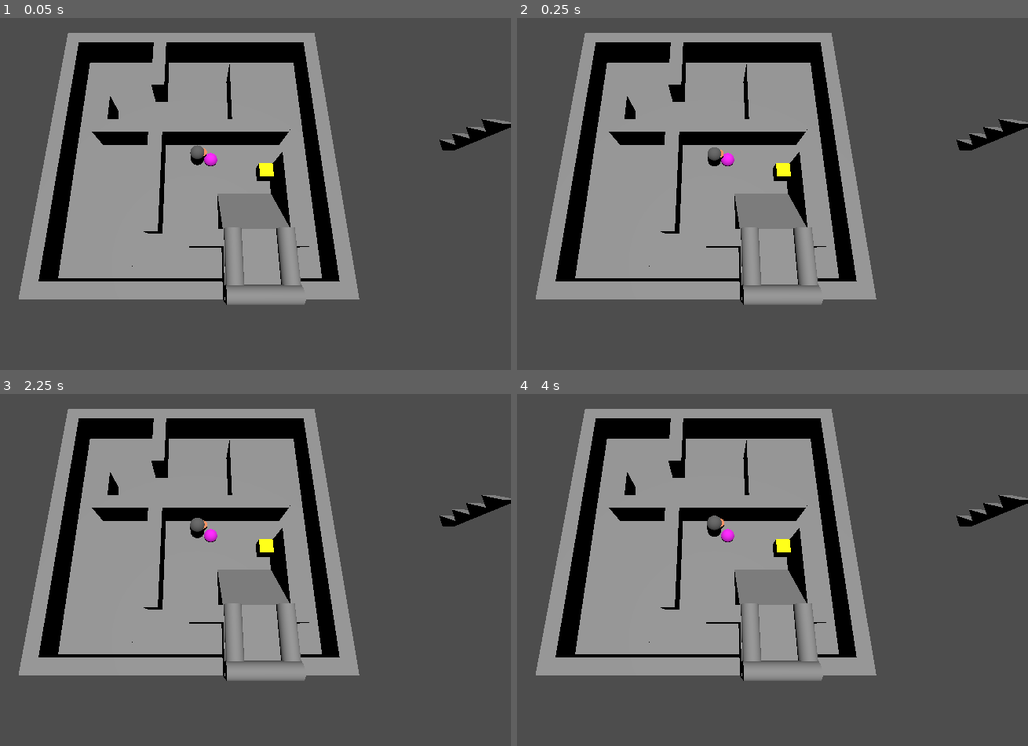
Above: before the commit, frames 1-4 (two rows, left to right).
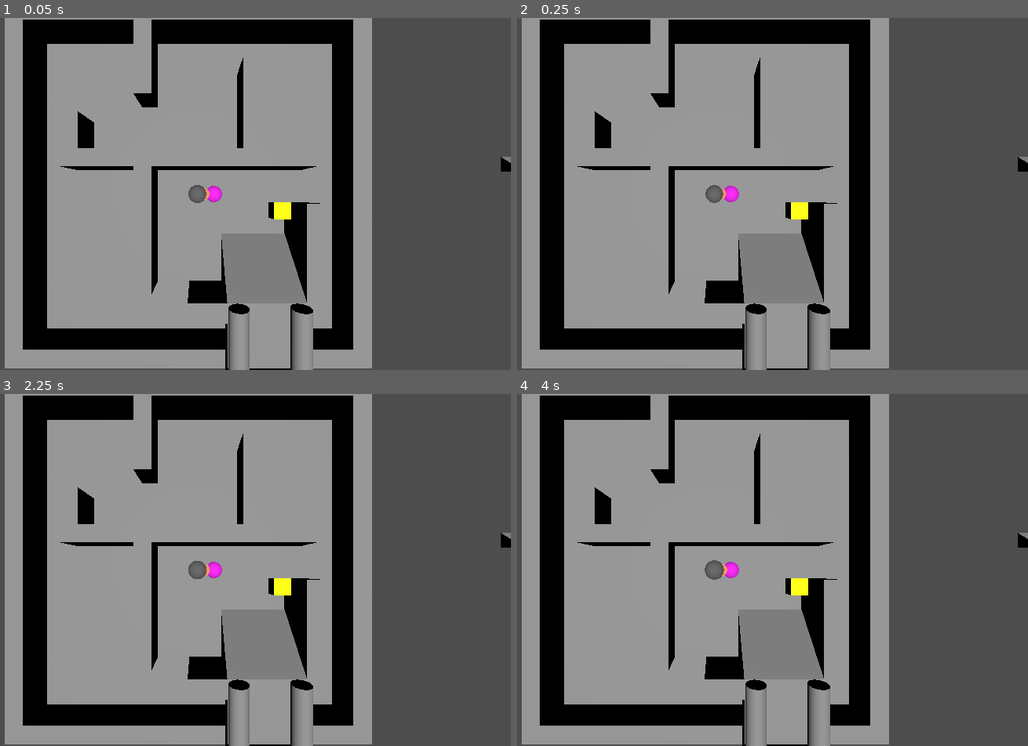
Above: after the commit, the same moments.

Repository: kepponn/TD-Roguelike
Game: Godot game, scene res://node_3d.tscn
Same seed, same stepped clock (60 frames per second), same inputs: the game is played once before the commit and once after it.
Inputs:
- Up to frame 1 (0.05 s): no input
- Up to frame 2 (0.25 s): no input
- Up to frame 3 (2.25 s): tap Enter at 0.5 s; tap Space at 2 s
- Up to frame 4 (4 s): tap Enter at 3.5 s

The runs differ from the first frame. In frame 1, 46% of the frame differs, in the area x 0-100%, y 0-100%; in frame 2, 46%; in frame 3, 46%; in frame 4, 46%.

Commit message:
not really done yet idk why

Diff:
--- a/node_3d.tscn
+++ b/node_3d.tscn
@@ -44,14 +44,39 @@
 
 
 
+func check_grid(import_pos, export_pos):
+	# check for positive on position x
+	if import_pos.position.x > 0:
+		if (fmod(import_pos.global_position.x, 1) <= 0.49):
+			export_pos.position.x = floor(export_pos.position.x)
+		else:
+			export_pos.position.x = ceil(export_pos.position.x)
+	# check for negative on position x
+	else:
+		if (fmod(import_pos.global_position.x, 1) <= -0.49):
+			export_pos.position.x = floor(export_pos.position.x)
+		else:
+			export_pos.position.x = ceil(export_pos.position.x)
+
+	# check for positive on position z
+	if import_pos.position.y > 0:
+		if (fmod(import_pos.global_position.z, 1) <= 0.49):
+			export_pos.position.z = floor(export_pos.position.z)
+		else:
+			export_pos.position.z = ceil(export_pos.position.z)
+	# check for negative on position z
+	else:
+		if (fmod(import_pos.global_position.z, 1) <= -0.49):
+			export_pos.position.z = floor(export_pos.position.z)
+		else:
+			export_pos.position.z = ceil(export_pos.position.z)
+
 func player_movingItems():
 	#Picking Up Items
 	#Not HOLDING item and can move item
 	if player_ableInteract == true and player_isHoldingItem == false and Input.is_action_just_pressed(\"interact\"):
 		player_isHoldingItem = true
 
-
-
 		#Saving interacted ITEM DATA and then remove it
 		player_interactedItem = player_interactedItem_Temp
 
@@ -73,7 +98,11 @@
 
 		player_interactedItem.reparent($\"../Item\",true)
 		player_interactedItem.set_collision_layer_value(1,true)
-		print(\"dropped item\")
+
+		check_grid($\"Interaction Zone\",player_interactedItem)
+
+		print($\"Interaction Zone\".global_position)
+		print(player_interactedItem.position)
 
 		player_isHoldingItem = false
 
@@ -82,6 +111,13 @@
 	elif player_ableInteract == true and player_isHoldingItem == true and Input.is_action_just_pressed(\"interact\"):
 		print(\"swapped item\")
 
+		player_interactedItem.reparent($\"../Item\",true)
+		player_interactedItem.set_collision_layer_value(1,true)
+		player_interactedItem.position = player_interactedItem_Temp.position
+
+		player_interactedItem = player_interactedItem_Temp
+		player_interactedItem.reparent($\"Holded Item\",true)
+		player_interactedItem.set_collision_layer_value(1,false)
 
 #func dropdown():
 	#if player_isHoldingItem == true and Input.is_action_just_pressed(\"interact\"):
@@ -145,7 +181,7 @@
 [node name="Holded Item" type="Node3D" parent="Player"]
 
 [node name="Camera3D" type="Camera3D" parent="."]
-transform = Transform3D(1, 0, 0, 0, 0.258819, 0.965926, 0, -0.965926, 0.258819, 0, 17.113, 7.00189)
+transform = Transform3D(1, 0, 0, 0, -4.37114e-08, 1, 0, -1, -4.37114e-08, 0, 15, 0)
 
 [node name="GridMap" type="GridMap" parent="."]
 mesh_library = ExtResource("1_h285d")
--- a/tiles.tscn
+++ b/tiles.tscn
@@ -1,6 +1,9 @@
-[gd_scene load_steps=7 format=3 uid="uid://3gqer4y51pga"]
+[gd_scene load_steps=8 format=3 uid="uid://3gqer4y51pga"]
+
+[sub_resource type="StandardMaterial3D" id="StandardMaterial3D_glujn"]
 
 [sub_resource type="BoxMesh" id="BoxMesh_hv58a"]
+material = SubResource("StandardMaterial3D_glujn")
 
 [sub_resource type="ConvexPolygonShape3D" id="ConvexPolygonShape3D_hxgs7"]
 points = PackedVector3Array(0.5, 0.5, 0.5, 0.5, 0.5, -0.5, -0.5, 0.5, 0.5, 0.5, -0.5, 0.5, 0.5, -0.5, -0.5, -0.5, 0.5, -0.5, -0.5, -0.5, 0.5, -0.5, -0.5, -0.5)
